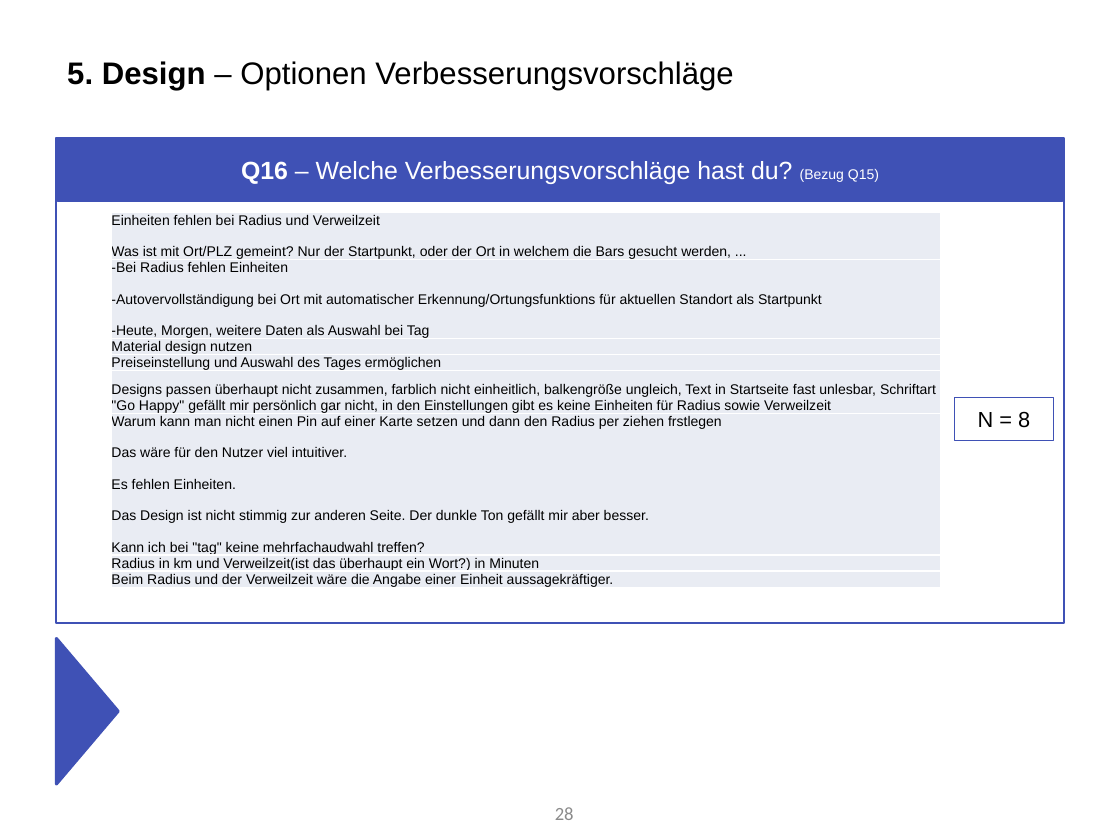
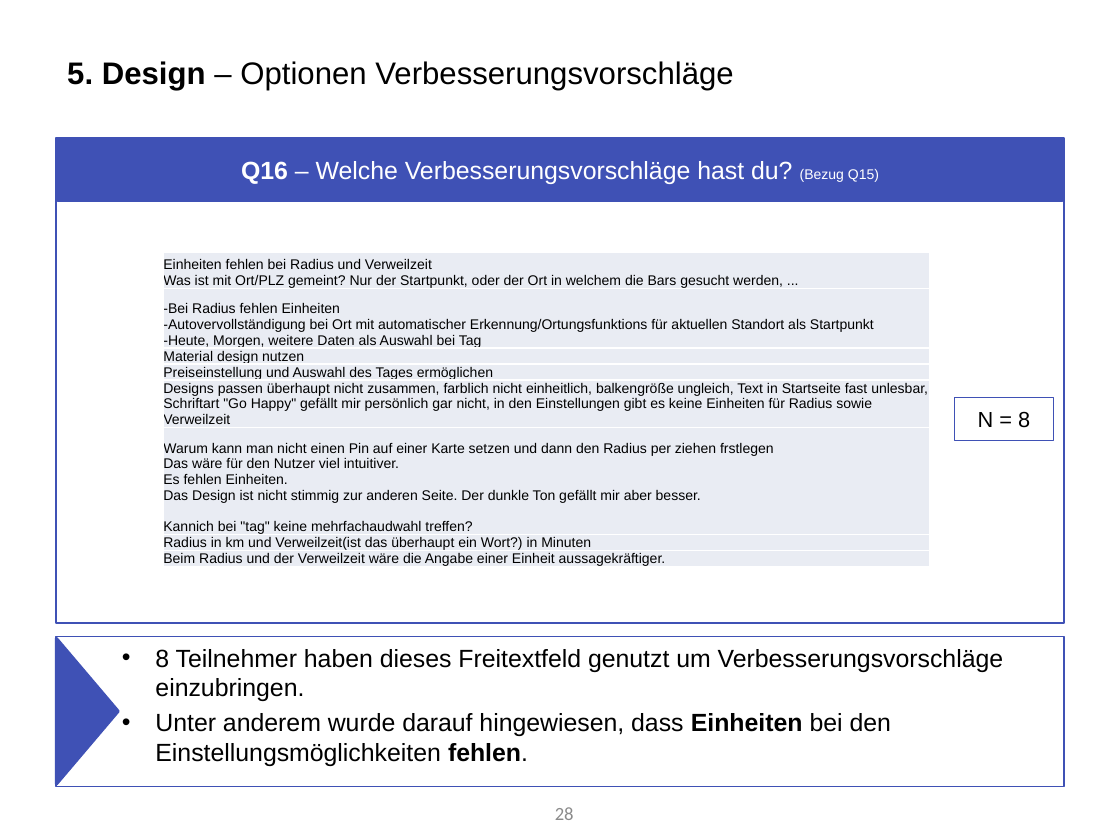
Before and after one commit to Roba1993/Happy-Hour, a slide deck: slide 28 of documents/marketing/Marketing Analyse von Umfrage 2 (5.6).pptx. Drawn at 1120x840 pixels with LibreOffice and Linux fonts; fonts in the diff are those of the drawing. Boxes give left, top, right and bottom in pixels: in the first picture for what was removed or moved away, otherwise in the second. Text is boxed around its words. In the diff, an @@ line names an element or a change of style, - is before the commit and + after.

```diff
--- a/documents/marketing/Marketing Analyse von Umfrage 2 (5.6).pptx
+++ b/documents/marketing/Marketing Analyse von Umfrage 2 (5.6).pptx
@@ table at [164,252,930,575] @@
@@ row 6, column 1: "Warum kann man nicht einen Pin auf einer Karte setzen und dann den Radius per ziehen frstlegen Das wäre für den Nutzer viel intuitiver. Es fehlen Einheiten. Das Design ist nicht stimmig zur anderen Seite. Der dunkle Ton gefällt mir aber besser. Kann ich bei "tag" keine mehrfachaudwahl treffen?" to "Warum kann man nicht einen Pin auf einer Karte setzen und dann den Radius per ziehen frstlegen Das wäre für den Nutzer viel intuitiver. Es fehlen Einheiten. Das Design ist nicht stimmig zur anderen Seite. Der dunkle Ton gefällt mir aber besser. Kannich bei "tag" keine mehrfachaudwahl treffen?" @@
@@ table: place and size @@
-table at [111,213,940,610]
+table at [164,252,930,575]
@@ text added at [56,636,1064,786], outline #3F51B5 1 pt, 16 pt, text #000000 @@
+• 8 Teilnehmer haben dieses Freitextfeld genutzt um Verbesserungsvorschläge einzubringen.
+• Unter anderem wurde darauf hingewiesen, dass Einheiten bei den Einstellungsmöglichkeiten fehlen.
```
Also in this commit, not shown: 8 other slides changed, 1 slide added, 1 slide removed.
